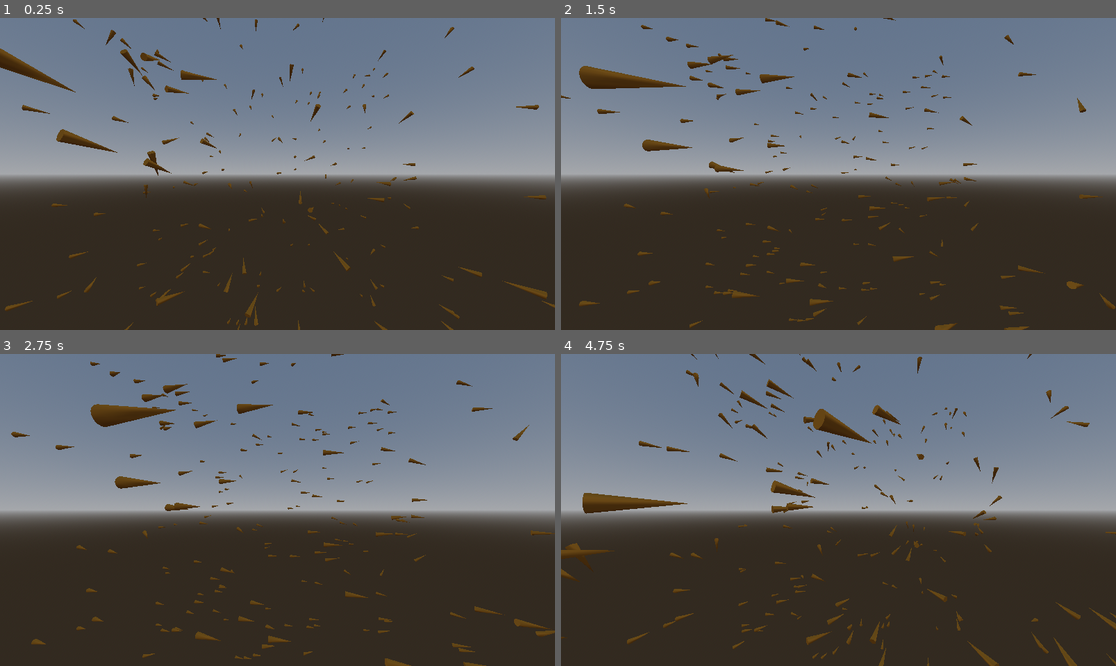
Above: before the commit, frames 1-4 (two rows, left to right).
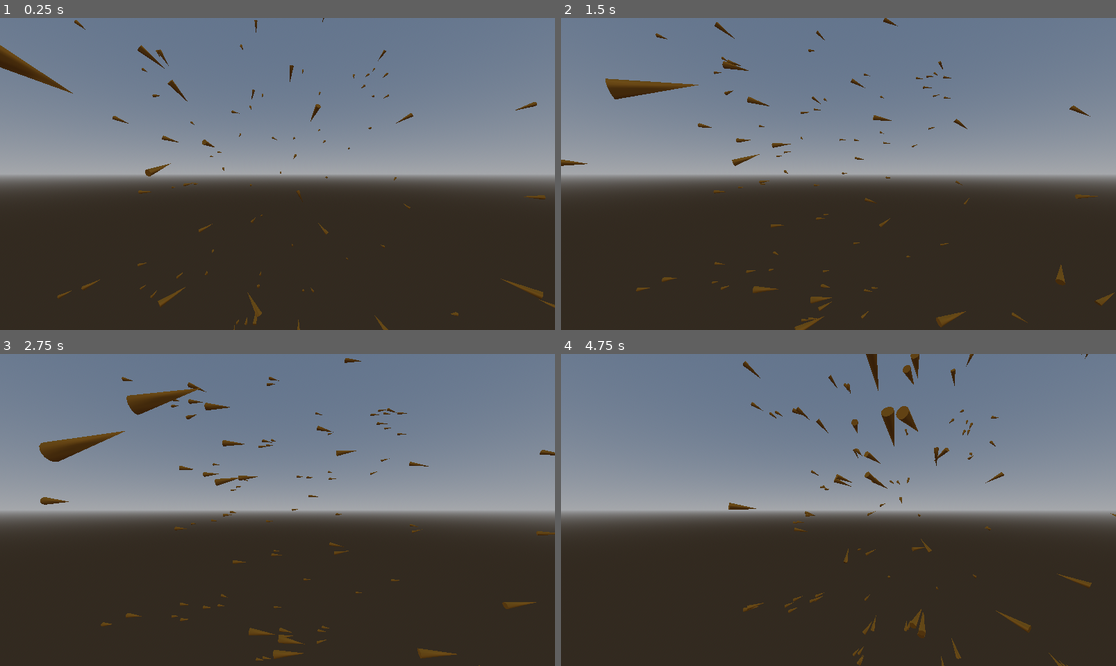
Above: after the commit, the same moments.

Repository: exocetfalling/ExoBoids
Game: Godot game, scene res://scenes/test_scene.tscn
Two runs of this game, one before a commit and one after it. Both use one fixed random seed, a clock stepped at 60 frames per second and the inputs below.
Inputs:
- Up to frame 1 (0.25 s): no input
- Up to frame 2 (1.5 s): hold Right (ui_right) 0.53-1.28 s; hold Down (ui_down) from 1.28 s (still down)
- Up to frame 3 (2.75 s): release Down (ui_down) at 2.03 s; hold Right (ui_right) from 2.03 s (still down)
- Up to frame 4 (4.75 s): release Right (ui_right) at 2.78 s; hold Up (ui_up) 2.78-3.53 s; hold Left (ui_left) from 3.53 s (still down)

The runs differ from the first frame. In frame 1, 2.3% of the frame differs, in the area x 0-100%, y 0-100%; in frame 2, 4.3%; in frame 3, 5.2%; in frame 4, 5.6%.

Commit message:
Fix stuff

Diff:
--- a/entities/boid/boid.tscn
+++ b/entities/boid/boid.tscn
@@ -16,6 +16,7 @@
 
 [node name="Boid" type="CharacterBody3D"]
 script = ExtResource("1")
+COEFF_STATION = -0.012
 
 [node name="CollisionShape3D" type="CollisionShape3D" parent="."]
 shape = SubResource("1")
--- a/scenes/test_scene.tscn
+++ b/scenes/test_scene.tscn
@@ -5,8 +5,8 @@
 
 [node name="TestScene" type="Node3D"]
 script = ExtResource("2")
-num_boids_total = 256
-boid_batch_size = 128
+num_boids_total = 128
+boid_batch_size = 64
 
 [node name="Camera3D" type="Camera3D" parent="."]
 transform = Transform3D(1, 0, 0, 0, 1, 0, 0, 0, 1, 0, 2, 30)
--- a/scripts/test_scene.gd
+++ b/scripts/test_scene.gd
@@ -14,6 +14,7 @@
 
 var boid_batch_index_min: int = 0
 var boid_batch_index_max: int = 15
+var timestep_factor: float = 1
 
 # Called when the node enters the scene tree for the first time.
 func _ready():
@@ -36,6 +37,8 @@
 func _physics_process(delta):
 	elapsed_time_total += delta
 
+	timestep_factor = num_boids_total / boid_batch_size
+
 	if boid_batch_index_min > num_boids_total:
 		boid_batch_num = 1
 		boid_batch_index_min = 1
@@ -44,7 +47,7 @@
 	for child in get_children():
 		if child is Boid:
 			if child.boid_index >= boid_batch_index_min and child.boid_index < boid_batch_index_max:
-				child.flock_logic(delta)
+				child.flock_logic(delta * timestep_factor)
 
 	boid_batch_num += 1
 	boid_batch_index_min += boid_batch_size
